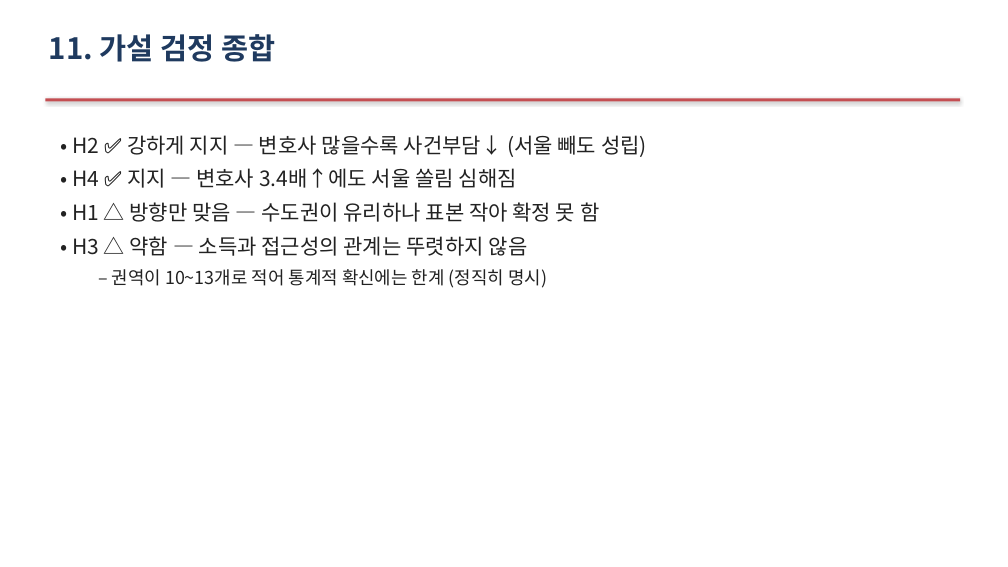
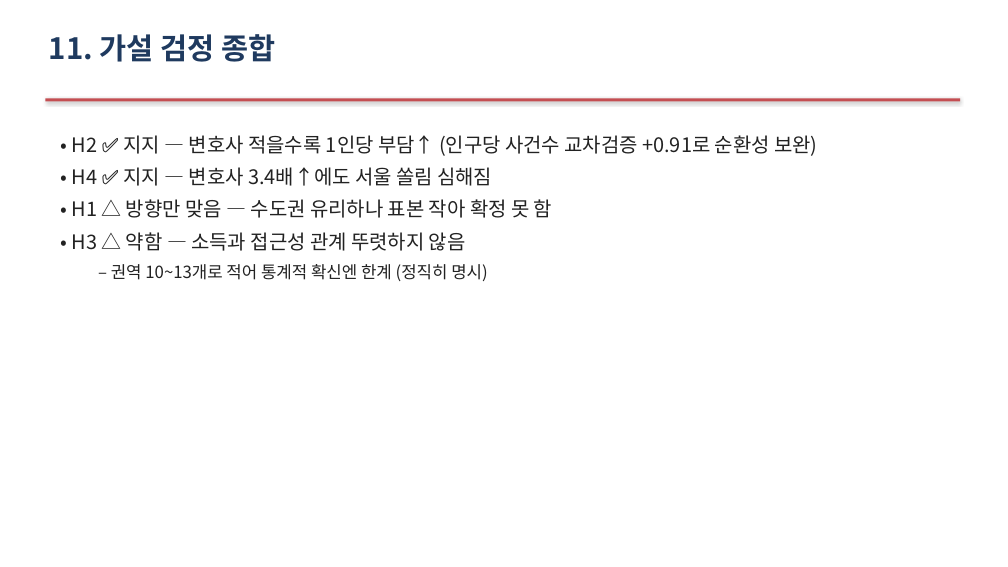
Before and after one commit to Allenkeem/llai-project, a slide deck: slide 18 of reports/발표자료.pptx (slide 17 before the commit). Drawn at 1008x567 pixels with LibreOffice and Linux fonts; fonts in the diff are those of the drawing. Boxes give left, top, right and bottom in pixels: in the first picture for what was removed or moved away, otherwise in the second. Text is boxed around its words. In the diff, an @@ line names an element or a change of style, - is before the commit and + after.

```diff
--- a/reports/발표자료.pptx
+++ b/reports/발표자료.pptx
@@ text at (x1=72, y1=135, x2=817, y2=156): text changed; size 20 to 19 pt @@
-• H2 ✅ 강하게 지지 — 변호사 많을수록 사건부담↓ (서울 빼도 성립)
+• H2 ✅ 지지 — 변호사 적을수록 1인당 부담↑ (인구당 사건수 교차검증 +0.91로 순환성 보완)
@@ text at (x1=72, y1=167, x2=492, y2=186): size 20 to 19 pt in "• H4 ✅ 지지 — 변호사 3.4배↑에도 ..." @@
@@ text at (x1=72, y1=199, x2=552, y2=281): text changed; size 20 to 19 pt @@
-• H1 △ 방향만 맞음 — 수도권이 유리하나 표본 작아 확정 못 함
-• H3 △ 약함 — 소득과 접근성의 관계는 뚜렷하지 않음
-  – 권역이 10~13개로 적어 통계적 확신에는 한계 (정직히 명시)
+• H1 △ 방향만 맞음 — 수도권 유리하나 표본 작아 확정 못 함
+• H3 △ 약함 — 소득과 접근성 관계 뚜렷하지 않음
+  – 권역 10~13개로 적어 통계적 확신엔 한계 (정직히 명시)
```
Also in this commit, not shown: 1 other slide changed, 1 slide added, 1 other file.
